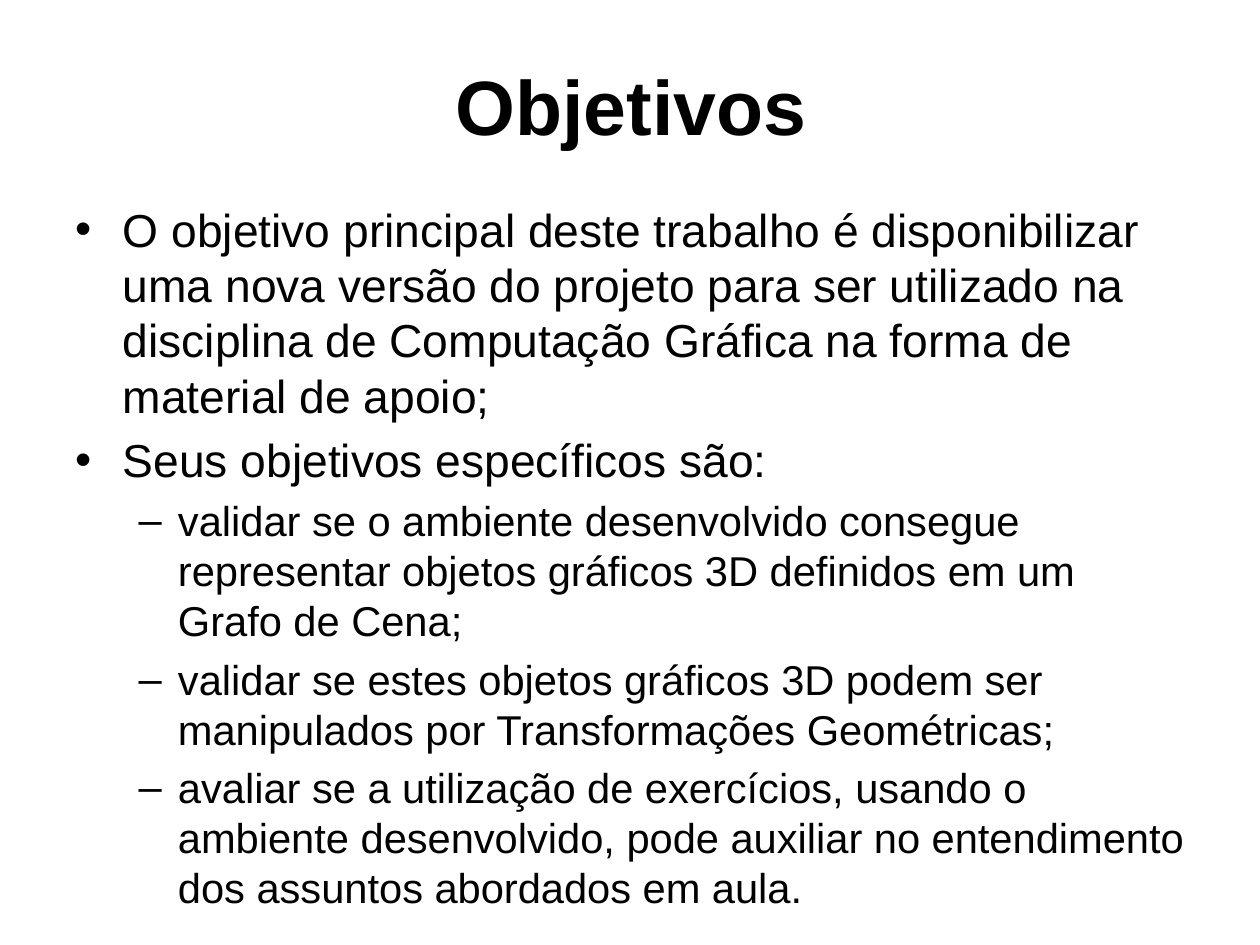
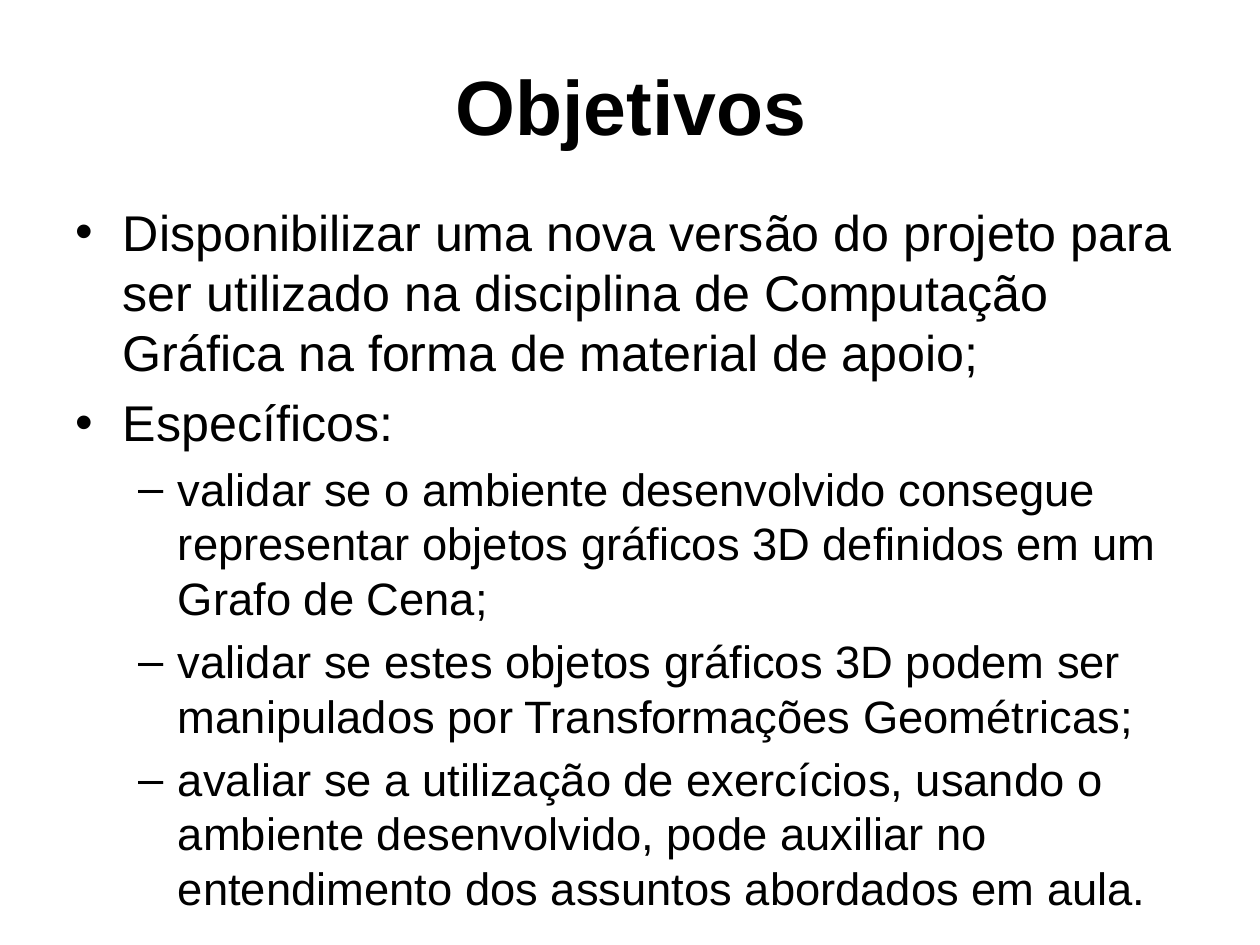
Before and after one commit to PanicAThePython/tcc_NataliaSensWeise, a slide deck: slide 4 of Slides_NataliaSensWeise.pptx. Drawn at 1260x945 pixels with LibreOffice and Linux fonts; fonts in the diff are those of the drawing; background and template pictures are left out. Boxes give left, top, right and bottom in pixels: in the first picture for what was removed or moved away, otherwise in the second. Text is boxed around its words. In the diff, an @@ line names an element or a change of style, - is before the commit and + after.

```diff
--- a/Slides_NataliaSensWeise.pptx
+++ b/Slides_NataliaSensWeise.pptx
@@ text at [123, 214, 1171, 451]: text changed; size 26.4 to 28.7 pt @@
-• O objetivo principal deste trabalho é disponibilizar uma nova versão do projeto para ser utilizado na disciplina de Computação Gráfica na forma de material de apoio;
-• Seus objetivos específicos são:
+• Disponibilizar uma nova versão do projeto para ser utilizado na disciplina de Computação Gráfica na forma de material de apoio;
+• Específicos:
@@ text at [178, 473, 1155, 860]: size 23.8 to 25.9 pt in "validar se o ambiente desenvolvido consegue representar ...", "validar se estes objetos gráficos 3D podem ...", "avaliar se a utilização de exercícios, usando ..." @@
```
Also in this commit, not shown: 30 other slides changed, 2 slides removed, 2 other files.
